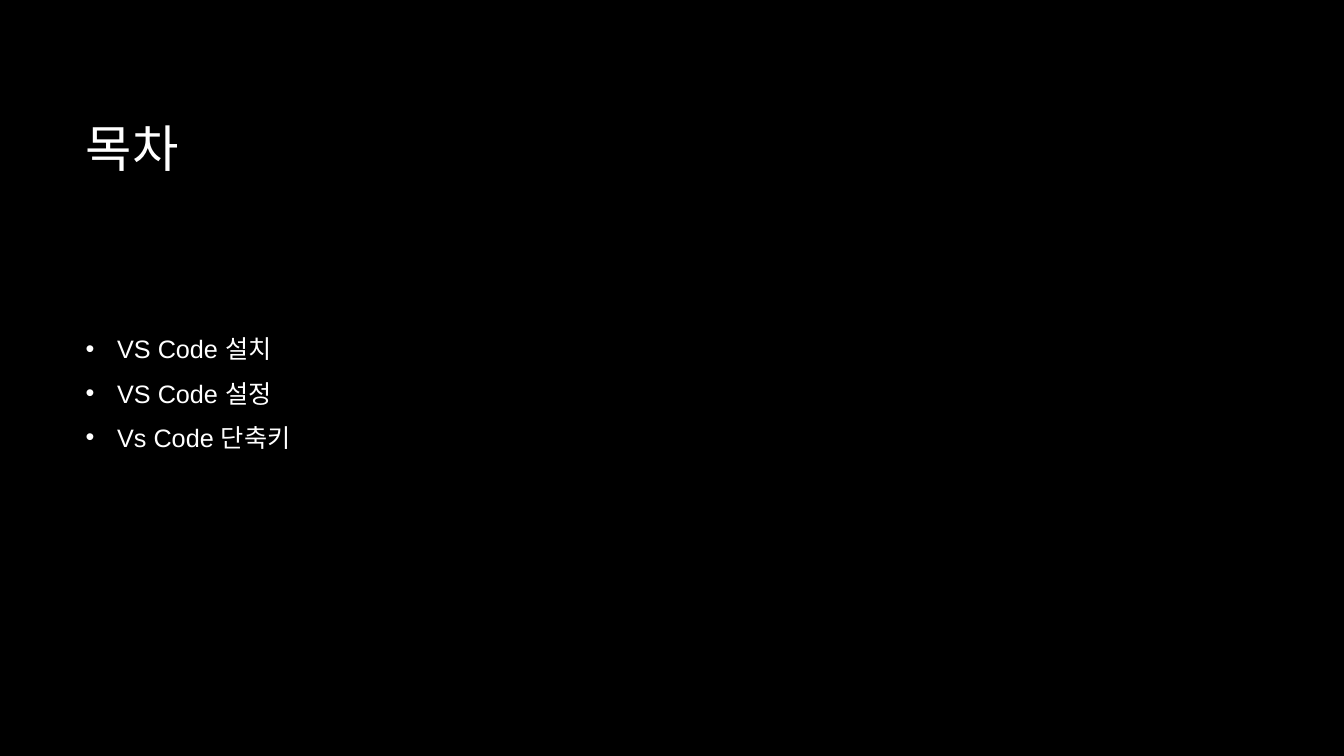
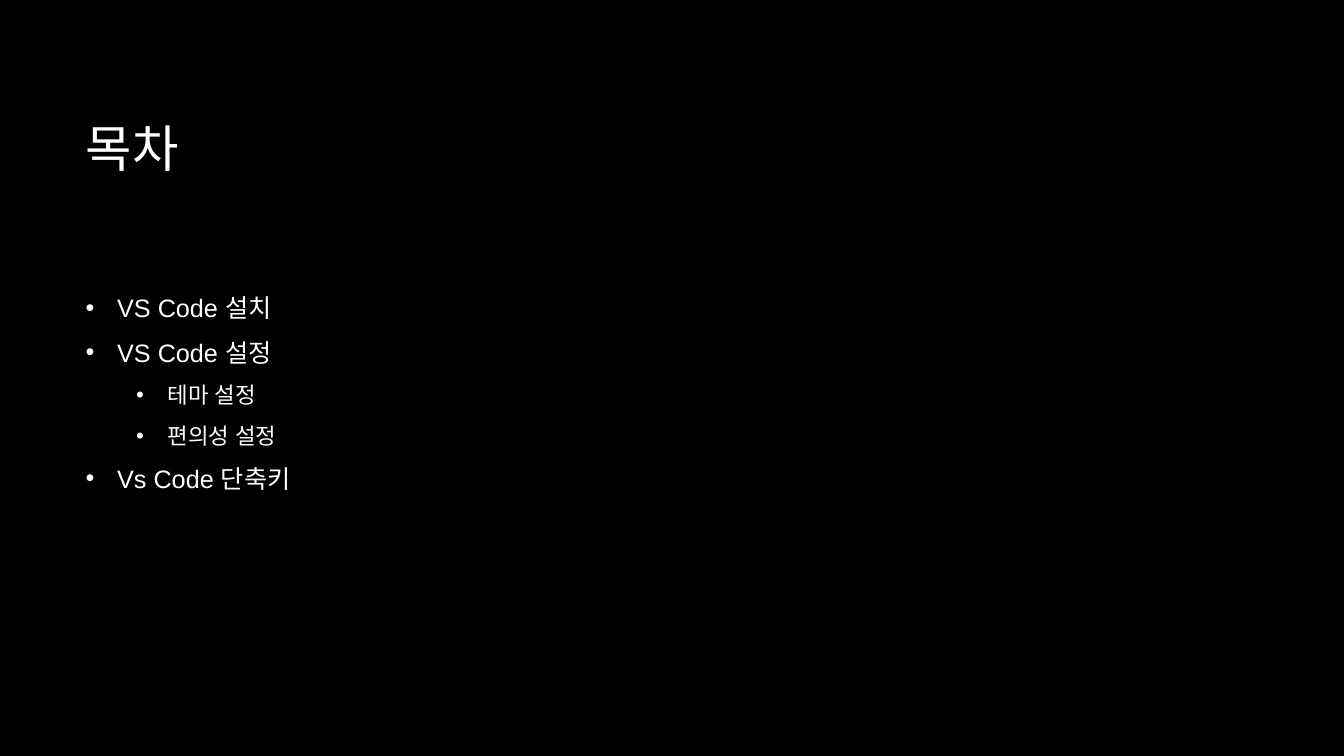
Before and after one commit to keeui0/java_fullstack, a slide deck: slide 2 of Vs code 설치 및 설정.pptx. Drawn at 1344x756 pixels with LibreOffice and Linux fonts; fonts in the diff are those of the drawing; background and template pictures are left out. Boxes give left, top, right and bottom in pixels: in the first picture for what was removed or moved away, otherwise in the second. Text is boxed around its words. In the diff, an @@ line names an element or a change of style, - is before the commit and + after.

```diff
--- a/Vs code 설치 및 설정.pptx
+++ b/Vs code 설치 및 설정.pptx
@@ text at bbox=[168, 384, 276, 446]: paragraphs added @@
+  • 테마 설정
+  • 편의성 설정
```
Also in this commit, not shown: 3 slides added, 1 slide removed.
